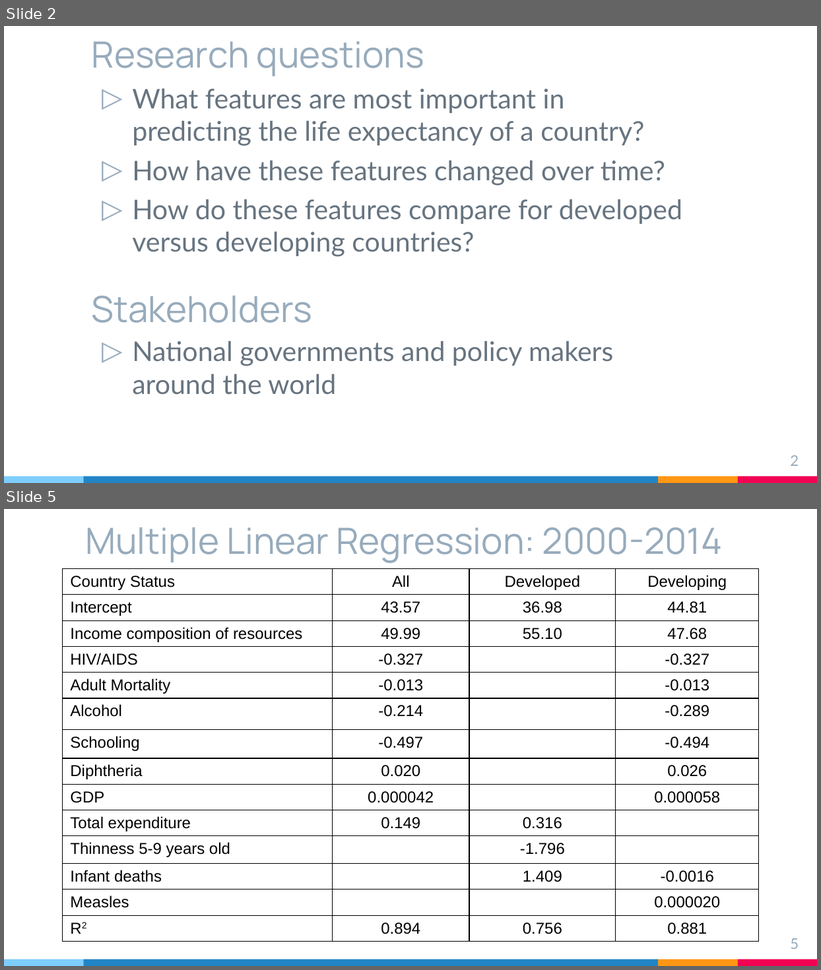
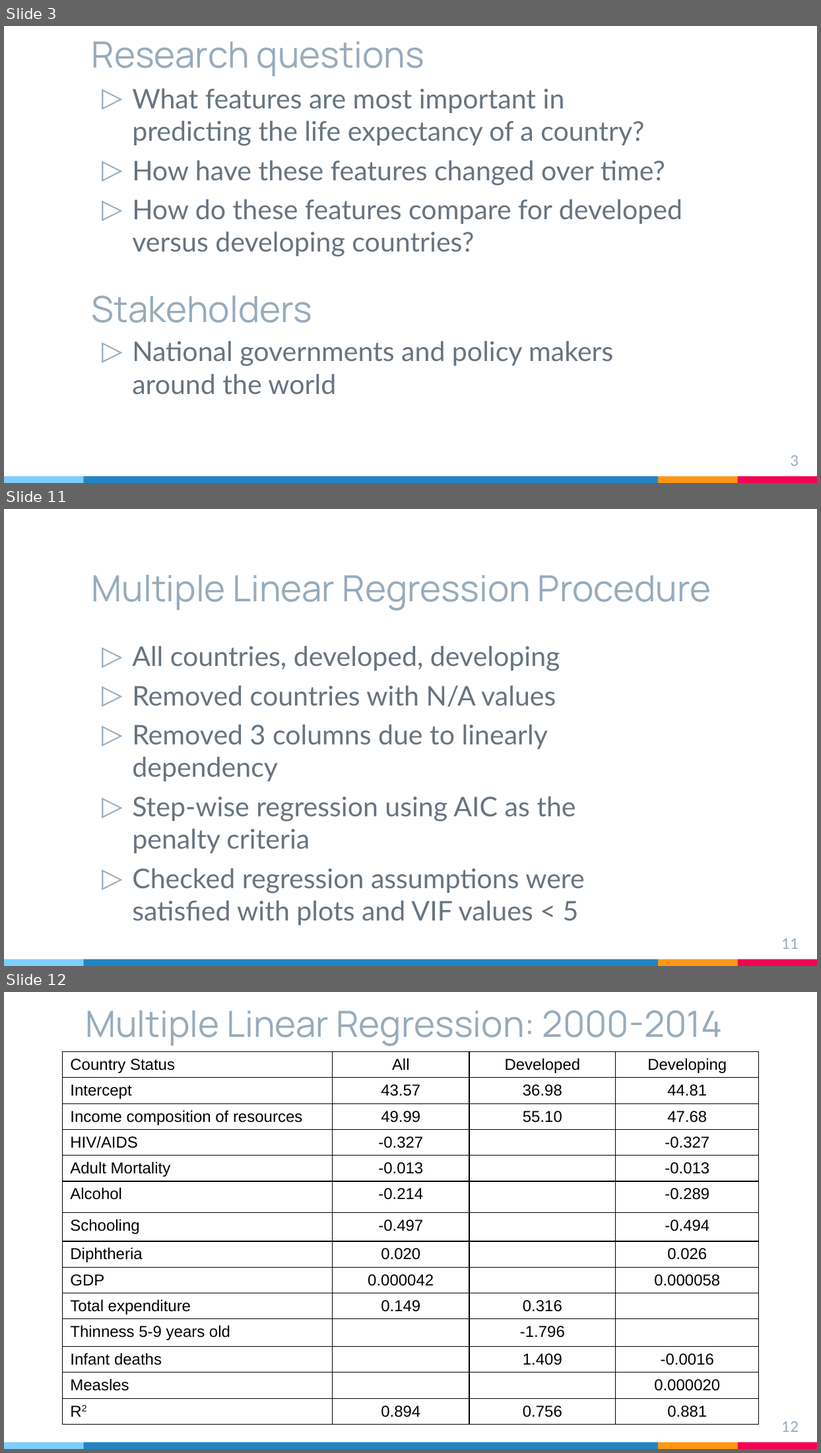
Before and after one commit to rsandbe1/R_project, a slide deck: R_project_presentation.pptx. Shown one above the other, each under a label of ours: slides 2 and 5 before the commit, slides 3, 11 and 12 after it; the slides between them are not shown. The pictures are 821x970 and 821x1453 pixels, drawn with LibreOffice and Linux fonts; fonts in the diff are those of the drawing. Boxes give left, top, right and bottom in pixels: in the first picture for what was removed or moved away, otherwise in the second. Text is boxed around its words. In the diff, an @@ line names an element or a change of style, - is before the commit and + after.

Commit message:
Regression analyses fixed for zero values

```diff
--- a/R_project_presentation.pptx
+++ b/R_project_presentation.pptx
@@ slide 11 added at (4,509,817,966), background #FFFFFF; not listed: 4 template elements that a slide beside it also shows @@
@@ title added at (92,575,711,611), 32 pt, text #97ABBC @@
+Multiple Linear Regression Procedure
@@ text added at (132,646,584,925), 24 pt, text #677480 @@
+▷ All countries, developed, developing
+▷ Removed countries with N/A values
+▷ Removed 3 columns due to linearly dependency
+▷ Step-wise regression using AIC as the penalty criteria
+▷ Checked regression assumptions were satisfied with plots and VIF values < 5
@@ page number added at (781,939,799,949), 13 pt, text #97ABBC @@
+11
@@ what was slide 2 is now slide 3 @@
@@ page number at (790,456,799,466): text changed @@
-2
+3
@@ what was slide 5 is now slide 12 @@
@@ page number at (781,1422,799,1432): text changed @@
-5
+12
```
Also in this commit, not shown: 3 slides changed, 13 other slides added, 23 slides removed, 19 other files.
